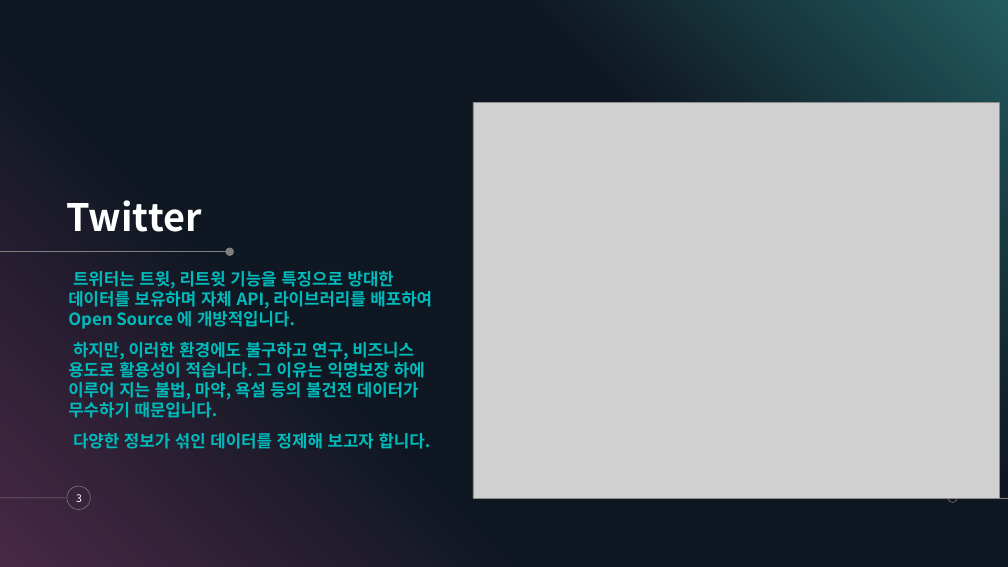
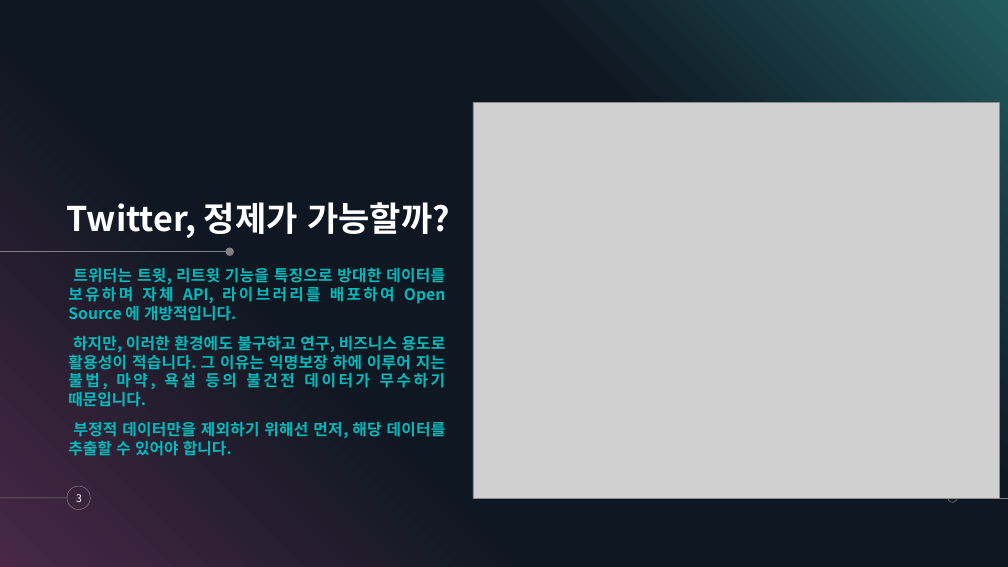
Before and after one commit to lsw6684/NLP_ML_Project, a slide deck: slide 3 of images/readMe.pptx. Drawn at 1008x567 pixels with LibreOffice and Linux fonts; fonts in the diff are those of the drawing; grey boxes stand for pictures. Boxes give left, top, right and bottom in pixels: in the first picture for what was removed or moved away, otherwise in the second. Text is boxed around its words. In the diff, an @@ line names an element or a change of style, - is before the commit and + after.

```diff
--- a/images/readMe.pptx
+++ b/images/readMe.pptx
@@ title at (66, 202, 450, 238): text changed; size 36 to 32.4 pt @@
-Twitter
+Twitter, 정제가 가능할까?
@@ text at (68, 268, 446, 407): size 16 to 15 pt in "트위터는 트윗, 리트윗 기능을 특징으로 방대한 데이터를 ...", "하지만, 이러한 환경에도 불구하고 연구, 비즈니스 용도로 ..."; alignment left to justified @@
@@ text at (68, 422, 446, 456): text changed; size 16 to 15 pt @@
-다양한 정보가 섞인 데이터를 정제해 보고자 합니다.
+부정적 데이터만을 제외하기 위해선 먼저, 해당 데이터를 추출할 수 있어야 합니다.
```
Also in this commit, not shown: 7 other slides changed, 9 other files.
